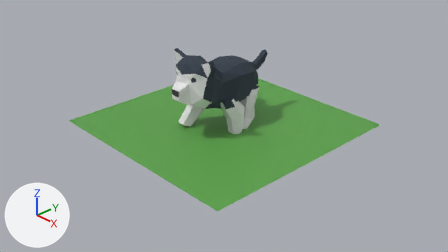
Before and after pictures for a commit that changed the Blender file blender/husky.blend.
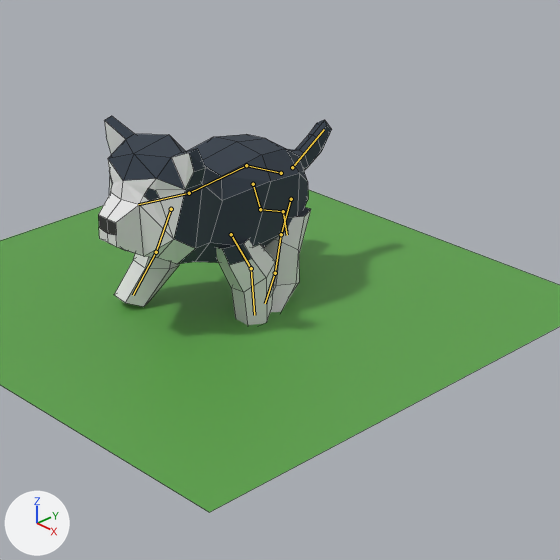
Old and new are each drawn from the file's camera 'Camera' and again close up on the part from 29% to 81% of the width and 0% to 92% of the height. Lighting does not change. The marker at lower left points along +X, +Y and +Z. Both versions are drawn at frame 69 of the action 'walk'; the numbers are the values there. The bones that bend it are drawn over the model as lines in the close-ups. The close-ups show mesh edges as thin lines.

Objects in the first close-up: 'Plane', 'body', 'front-leg', 'rear-leg'.
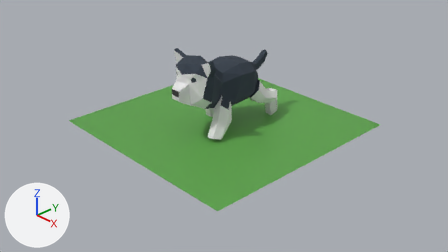
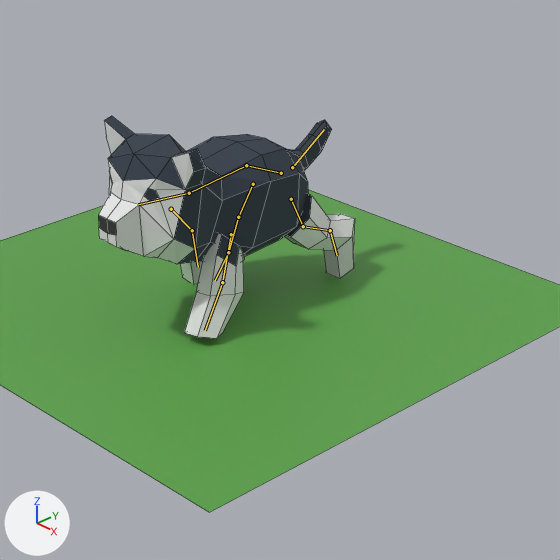
Boxes [x1, y1, x2, y2] around the edits, measured in the close-ups (560 x 560 px):
'front-leg', posed
    before: [114, 239, 275, 325]
    after: [180, 233, 244, 338]
'rear-leg', posed
    before: [264, 207, 311, 312]
    after: [243, 194, 355, 278]
bone 'front-upper.L', root to tip
    before: (231, 234) to (251, 268)
    after: (231, 234) to (222, 282)
bone 'front-lower.L', root to tip
    before: (251, 268) to (254, 315)
    after: (222, 282) to (205, 330)
bone 'front-upper.R', root to tip
    before: (171, 209) to (156, 252)
    after: (171, 209) to (192, 230)
bone 'front-lower.R', root to tip
    before: (156, 252) to (133, 295)
    after: (192, 230) to (198, 267)
bone 'rear-upper.L', root to tip
    before: (291, 199) to (281, 234)
    after: (291, 199) to (303, 226)
bone 'rear-middle.L', root to tip
    before: (281, 234) to (275, 273)
    after: (303, 226) to (330, 230)
bone 'rear.lower-L', root to tip
    before: (275, 273) to (265, 303)
    after: (330, 230) to (337, 255)
bone 'rear-upper.R', root to tip
    before: (253, 184) to (260, 209)
    after: (253, 184) to (238, 217)
bone 'rear-middle.R', root to tip
    before: (260, 209) to (283, 211)
    after: (238, 217) to (228, 252)
bone 'rear.lower-R', root to tip
    before: (283, 211) to (287, 235)
    after: (228, 252) to (215, 280)

The change in detail:
Bone 'front-upper.L' (bone_front_upper_l) turns from (12, 1, 0) to (-36, -4, 1) degrees about its own x, y and z.
Bone 'front-lower.L' (bone_front_lower_l) turns from (13, 1, 0) to (26, 3, 1) degrees about its own x, y and z.
Bone 'front-upper.R' (bone_front_upper_r) turns from (-36, 4, -1) to (27, 3, 1) degrees about its own x, y and z.
Bone 'front-lower.R' (bone_front_lower_r) turns from (26, -3, -1) to (13, -1, 0) degrees about its own x, y and z.
Bone 'rear-upper.L' (bone_rear_upper_l) turns from (-16, -2, 0) to (35, 3, 1) degrees about its own x, y and z.
Bone 'rear-middle.L' (bone_rear_middle_l) turns from (-33, -3, 1) to (0, 0, 0) degrees about its own x, y and z.
Bone 'rear.lower-L' (bone_rear_lower_l) turns from (53, 4, 2) to (16, 1, 0) degrees about its own x, y and z.
Bone 'rear-upper.R' (bone_rear_upper_r) turns from (35, -3, -1) to (-16, 2, 0) degrees about its own x, y and z.
Bone 'rear-middle.R' (bone_rear_middle_r) turns from (0, 0, 0) to (-33, 3, -1) degrees about its own x, y and z.
Bone 'rear.lower-R' (bone_rear_lower_r) turns from (16, -1, 0) to (53, -4, -2) degrees about its own x, y and z.
